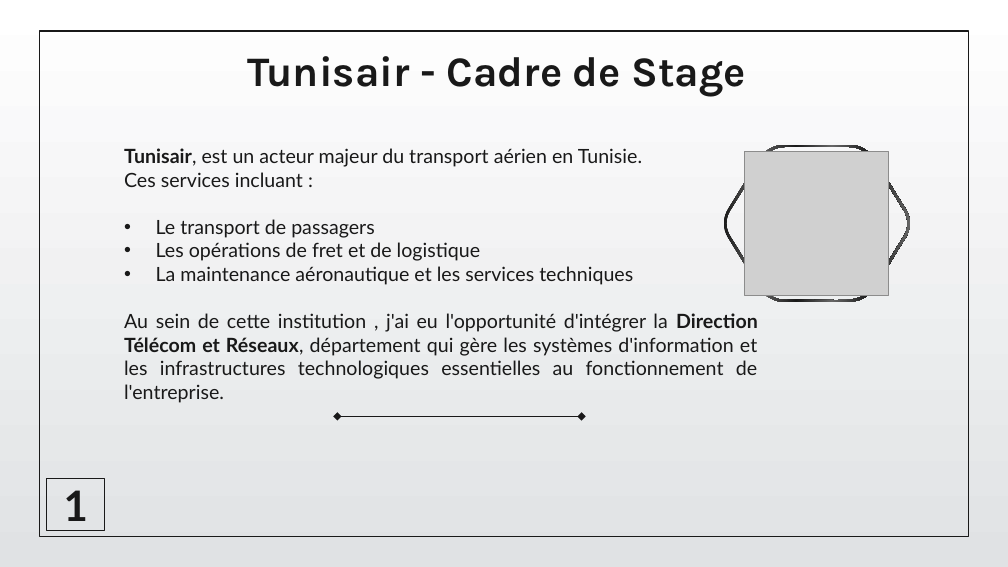
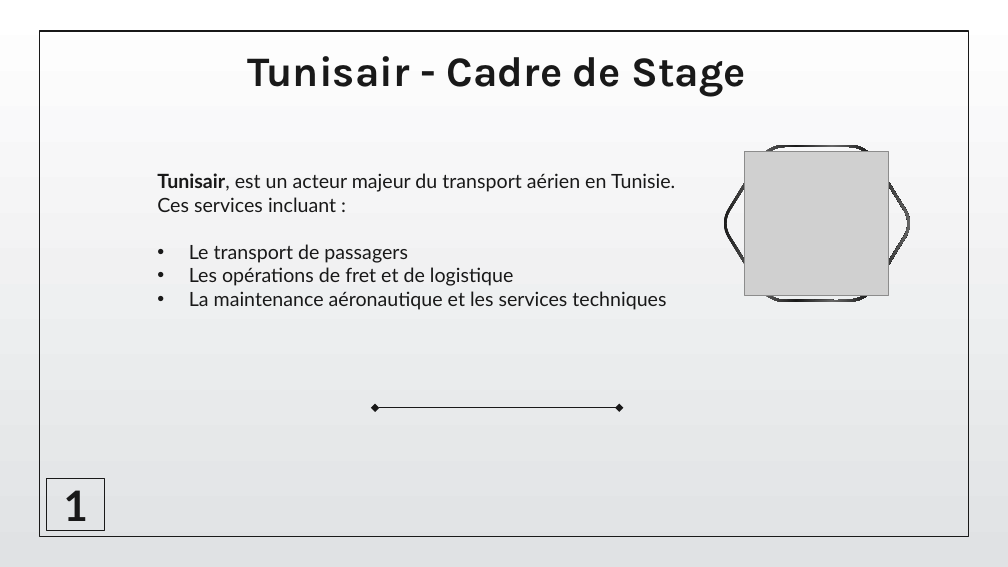
Before and after one commit to CodeWizard-404/Circuit_De_Stage, a slide deck: slide 4 of Doc/Pres/Pres.pptx. Drawn at 1008x567 pixels with LibreOffice and Linux fonts; fonts in the diff are those of the drawing; grey boxes stand for pictures; background and template pictures are left out. Boxes give left, top, right and bottom in pixels: in the first picture for what was removed or moved away, otherwise in the second. Text is boxed around its words. In the diff, an @@ line names an element or a change of style, - is before the commit and + after.

```diff
--- a/Doc/Pres/Pres.pptx
+++ b/Doc/Pres/Pres.pptx
@@ subtitle "Tunisair, est un acteur majeur ...": place and size @@
-subtitle "Tunisair, est un acteur majeur ..." at (124, 148, 758, 403)
+subtitle "Tunisair, est un acteur majeur ..." at (157, 173, 675, 310)
@@ subtitle at (124, 313, 758, 403): paragraph removed @@
-Au sein de cette institution , j'ai eu l'opportunité d'intégrer la Direction Télécom et Réseaux, département qui gère les systèmes d'information et les infrastructures technologiques essentielles au fonctionnement de l'entreprise.
@@ double arrow moved from (338, 416) - (582, 416) to (375, 408) - (619, 408) @@
```
Also in this commit, not shown: 2 other slides changed, 4 other files.
